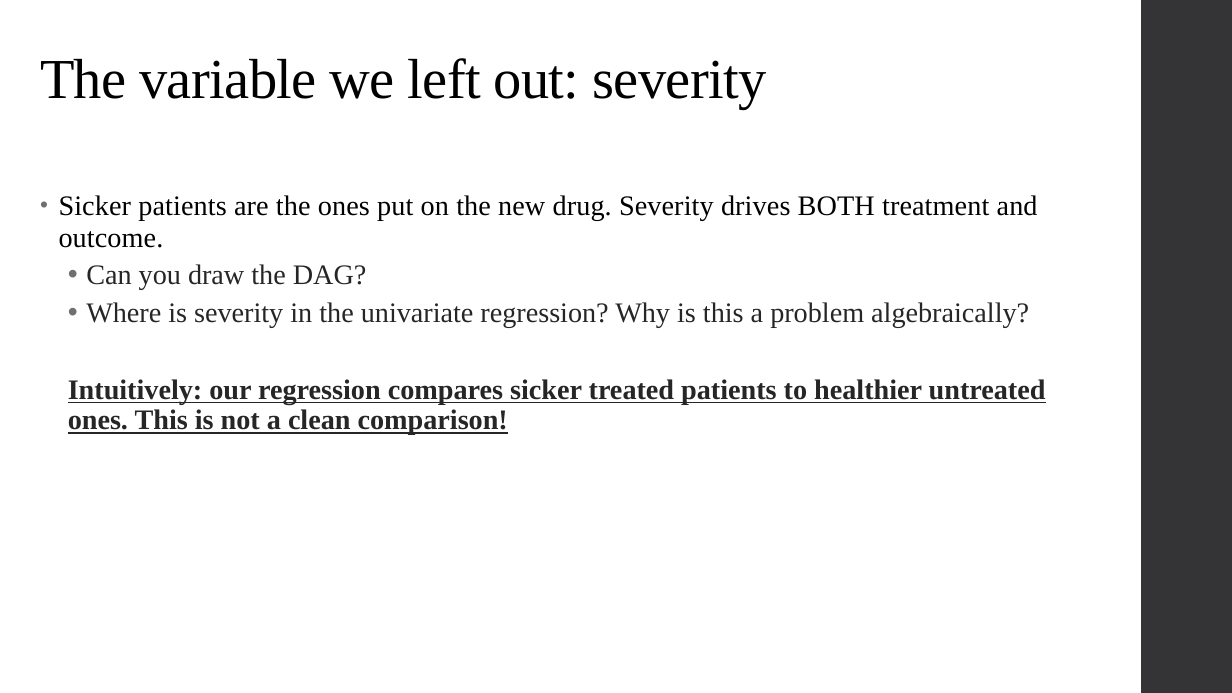
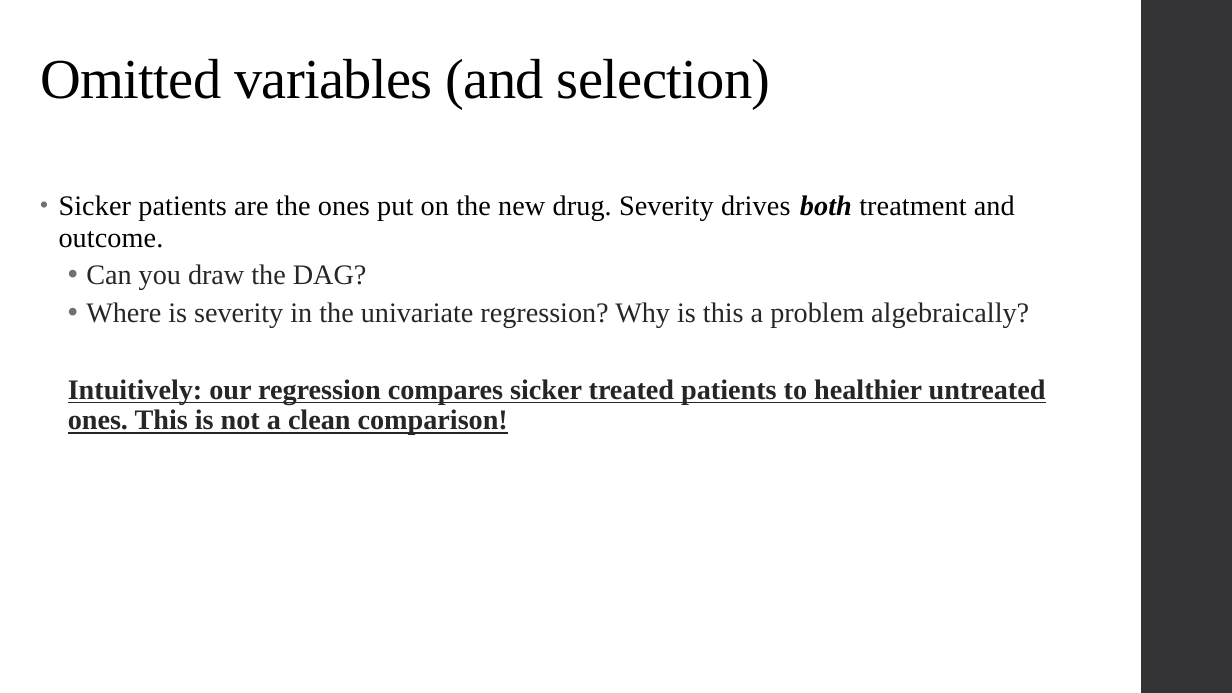
Before and after one commit to alex-hoagland/HAD5744, a slide deck: slide 80 of Lecture02_UnivariateOLS/Lecture2_OLS.pptx. Drawn at 1232x693 pixels with LibreOffice and Linux fonts; fonts in the diff are those of the drawing. Boxes give left, top, right and bottom in pixels: in the first picture for what was removed or moved away, otherwise in the second. Text is boxed around its words. In the diff, an @@ line names an element or a change of style, - is before the commit and + after.

```diff
--- a/Lecture02_UnivariateOLS/Lecture2_OLS.pptx
+++ b/Lecture02_UnivariateOLS/Lecture2_OLS.pptx
@@ title at (40, 58, 771, 109): text changed @@
-The variable we left out: severity
+Omitted variables (and selection)
@@ text at (59, 195, 1015, 248): text changed @@
-• Sicker patients are the ones put on the new drug. Severity drives BOTH treatment and outcome.
+• Sicker patients are the ones put on the new drug. Severity drives both treatment and outcome.
```
Also in this commit, not shown: 1 other slide changed.
